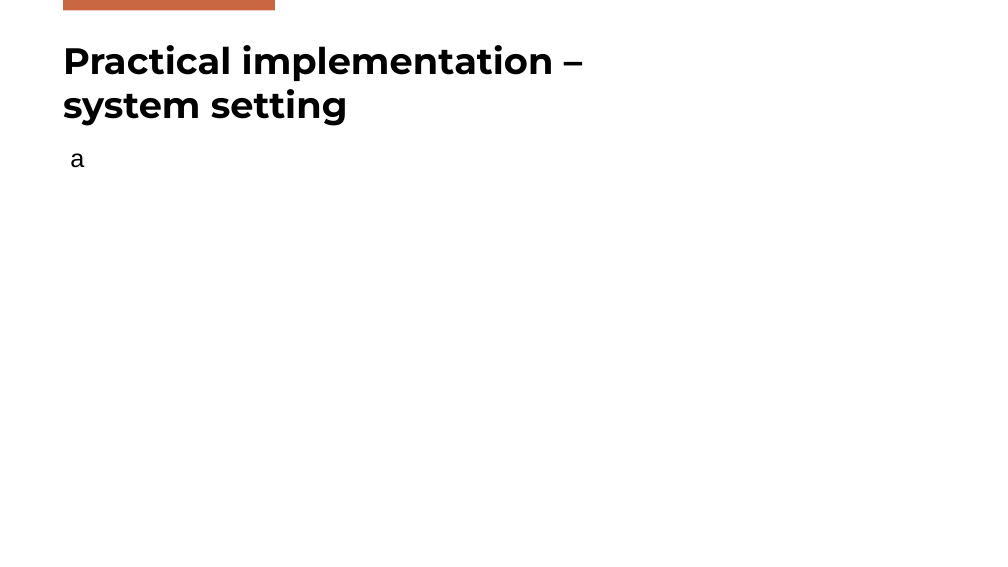
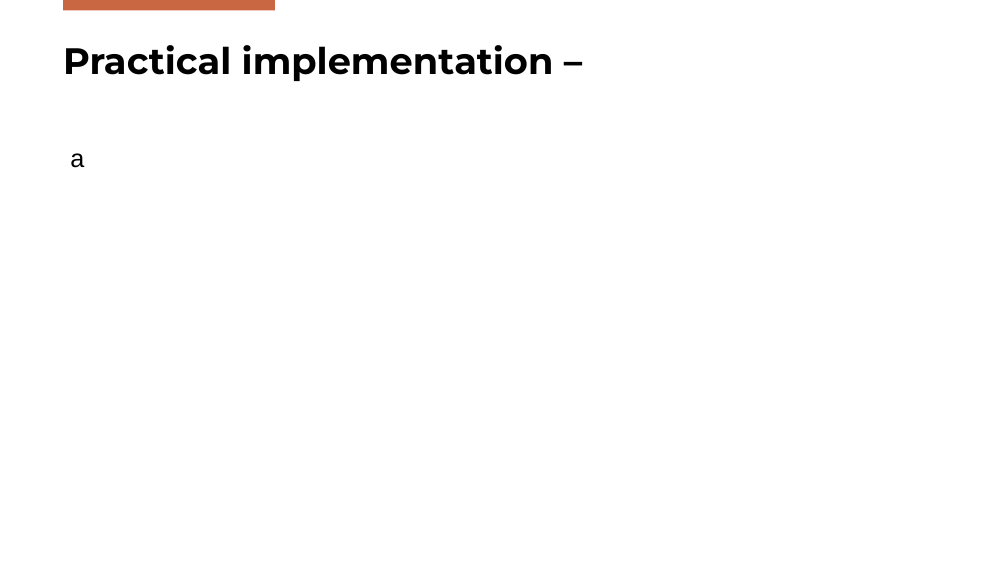
Before and after one commit to Gabriele-Mazzoleni/Progetto_ALES_aa_2025_2026, a slide deck: slide 13 of SPC_Presentation.pptx (slide 5 before the commit). Drawn at 1008x567 pixels with LibreOffice and Linux fonts; fonts in the diff are those of the drawing; background and template pictures are left out. Boxes give left, top, right and bottom in pixels: in the first picture for what was removed or moved away, otherwise in the second. Text is boxed around its words. In the diff, an @@ line names an element or a change of style, - is before the commit and + after.

```diff
--- a/SPC_Presentation.pptx
+++ b/SPC_Presentation.pptx
@@ title at (63,45,554,81): text changed @@
-Practical implementation –
-system setting
+Practical implementation –
```
Also in this commit, not shown: 1 other slide changed, 8 slides added, 1 other file.
